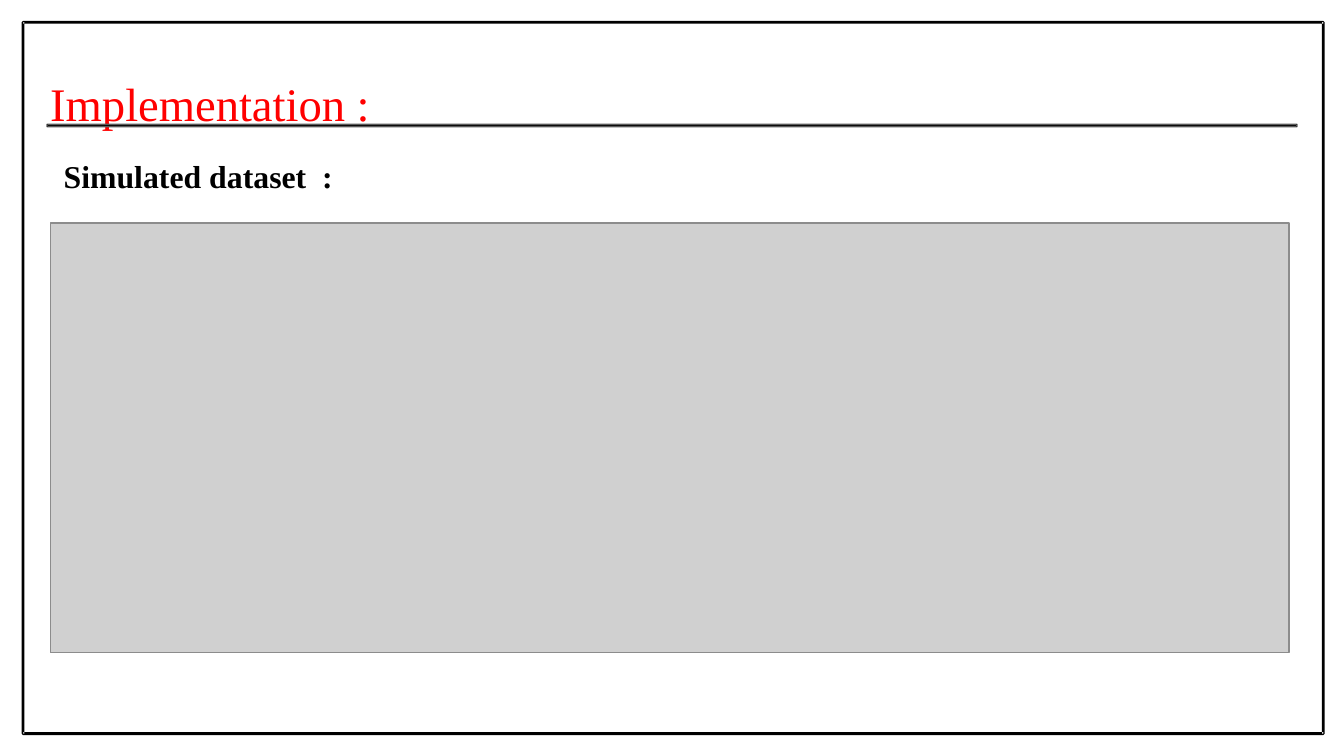
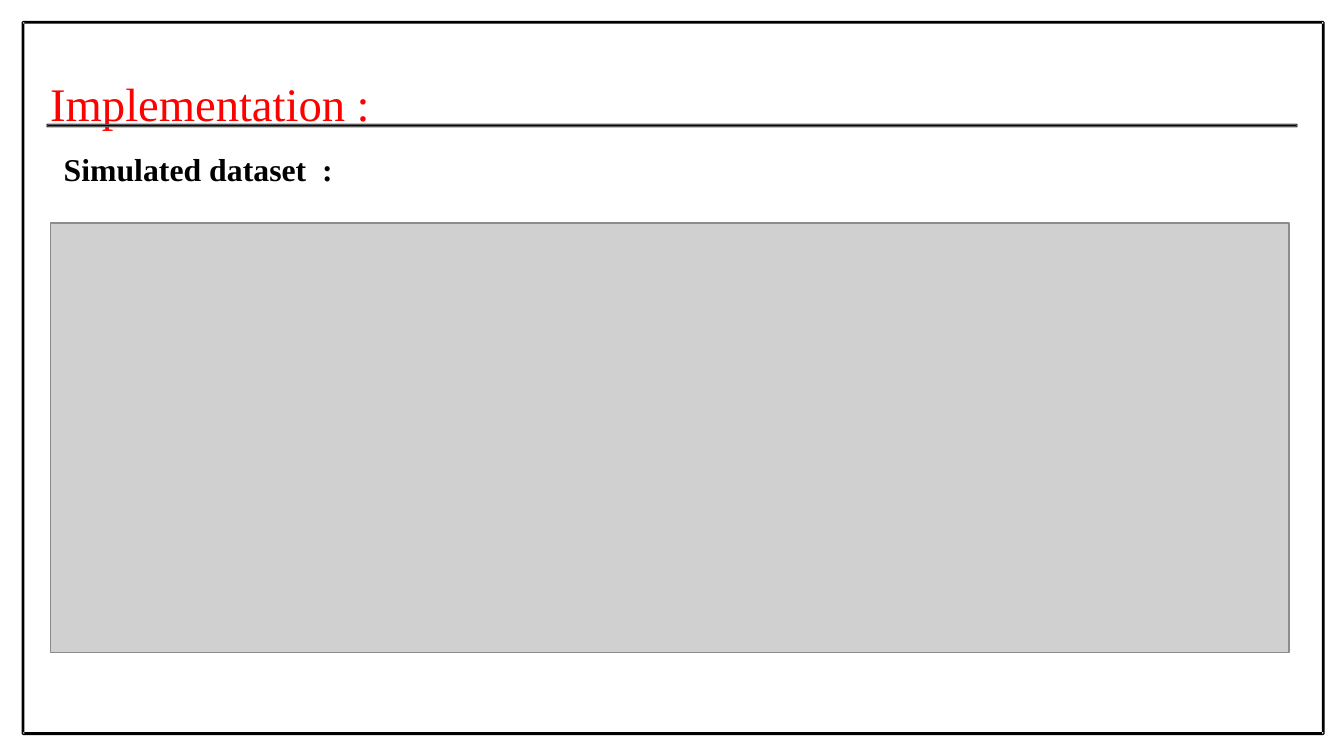
Before and after one commit to Prithiv-vijai/5g_MEC_Blockchain, a slide deck: slide 15 of files/Batch-4 First Review.pptx. Drawn at 1344x756 pixels with LibreOffice and Linux fonts; fonts in the diff are those of the drawing; grey boxes stand for pictures. Boxes give left, top, right and bottom in pixels: in the first picture for what was removed or moved away, otherwise in the second. Text is boxed around its words. In the diff, an @@ line names an element or a change of style, - is before the commit and + after.

```diff
--- a/files/Batch-4 First Review.pptx
+++ b/files/Batch-4 First Review.pptx
@@ text "Simulated dataset :": place and size @@
-text "Simulated dataset :" at box(64, 166, 306, 189)
+text "Simulated dataset :" at box(64, 159, 306, 182)
```
Also in this commit, not shown: 7 other slides changed, 1 slide added, 20 other files.
